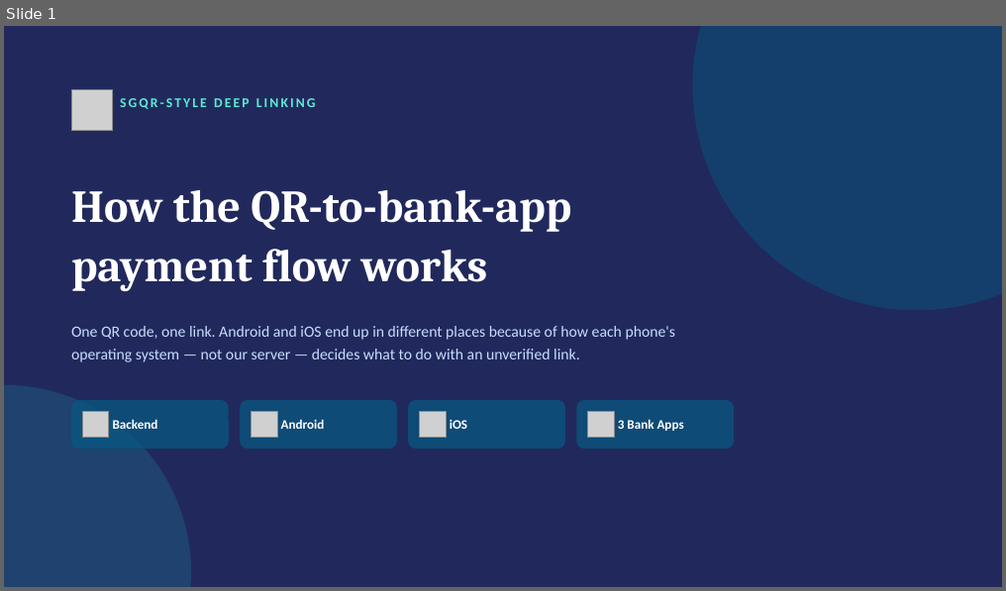
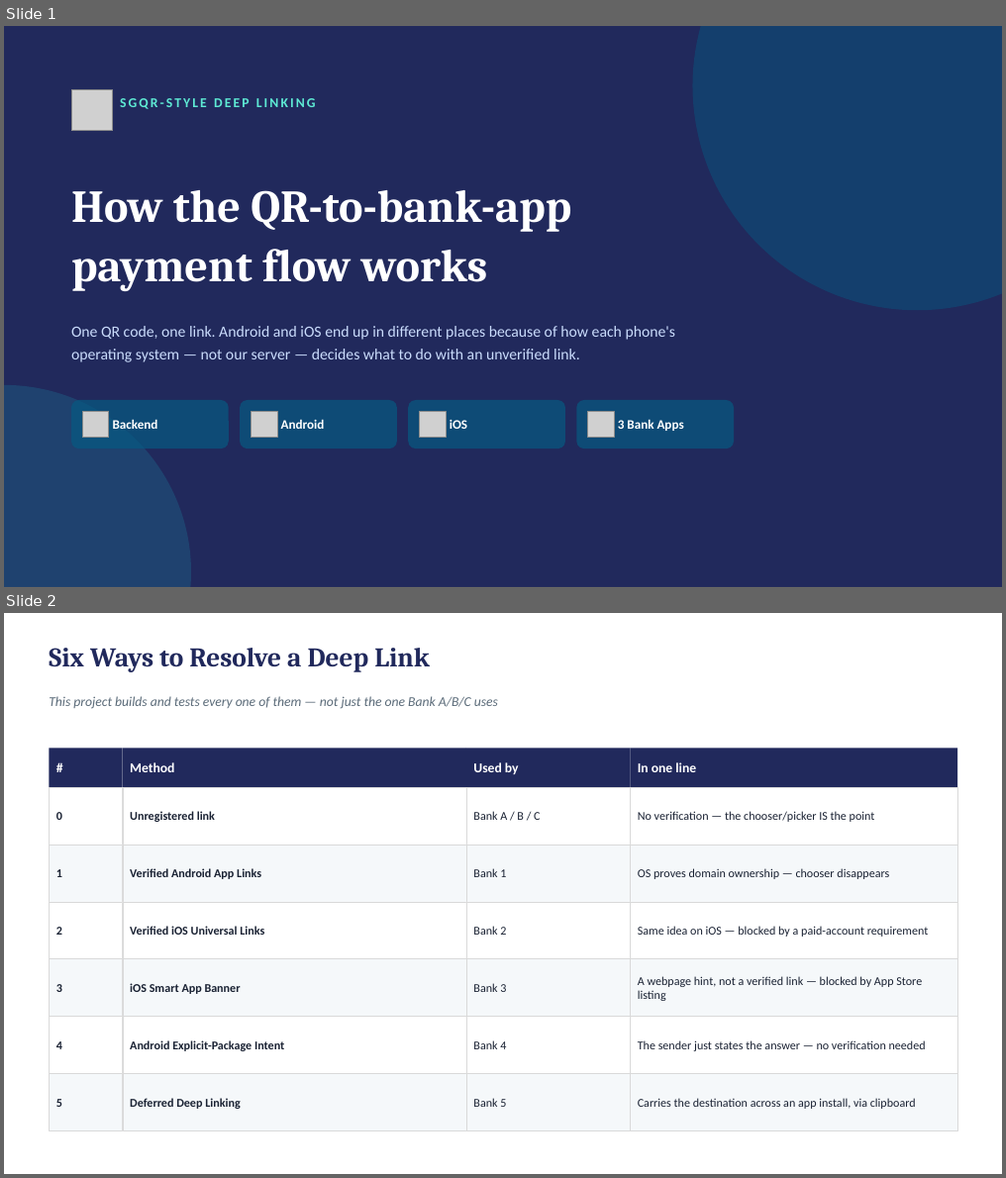
Before and after one commit to deandrehaijielim-commits/sgqr-deep-link-demo, a slide deck: SGQR_Deep_Linking_Simulation.pptx. Shown one above the other, each under a label of ours: slide 1 before the commit, slides 1 and 2 after it. The pictures are 1006x591 and 1006x1178 pixels, drawn with LibreOffice and Linux fonts; fonts in the diff are those of the drawing; grey boxes stand for pictures. Boxes give left, top, right and bottom in pixels: in the first picture for what was removed or moved away, otherwise in the second. Text is boxed around its words. In the diff, an @@ line names an element or a change of style, - is before the commit and + after.

```diff
--- a/SGQR_Deep_Linking_Simulation.pptx
+++ b/SGQR_Deep_Linking_Simulation.pptx
@@ slide 2 added at <box>4,613,1002,1174</box>, background #FFFFFF @@
@@ text added at <box>49,648,430,672</box>, 26 pt, text #21295C, bold @@
+Six Ways to Resolve a Deep Link
@@ text added at <box>49,696,498,709</box>, 13 pt, text #5B6B79, italic @@
+This project builds and tests every one of them — not just the one Bank A/B/C uses
@@ rectangle added at <box>49,748,122,786</box>, fill #21295C, 13 pt, text #FFFFFF, bold @@
+#
@@ rectangle added at <box>122,748,466,786</box>, fill #21295C, 13 pt, text #FFFFFF, bold @@
+Method
@@ rectangle added at <box>466,748,631,786</box>, fill #21295C, 13 pt, text #FFFFFF, bold @@
+Used by
@@ rectangle added at <box>630,748,957,786</box>, fill #21295C, 13 pt, text #FFFFFF, bold @@
+In one line
@@ rectangle added at <box>49,787,122,845</box>, fill #FFFFFF, outline #D9D9D9 0.5 pt, 11.5 pt, text #1A2233, bold @@
+0
@@ rectangle added at <box>122,787,466,845</box>, fill #FFFFFF, outline #D9D9D9 0.5 pt, 11.5 pt, text #1A2233, bold @@
+Unregistered link
@@ rectangle added at <box>466,787,631,845</box>, fill #FFFFFF, outline #D9D9D9 0.5 pt, 11.5 pt, text #1A2233 @@
+Bank A / B / C
@@ rectangle added at <box>630,787,957,845</box>, fill #FFFFFF, outline #D9D9D9 0.5 pt, 11.5 pt, text #1A2233 @@
+No verification — the chooser/picker IS the point
@@ rectangle added at <box>49,845,122,902</box>, fill #F5F8FA, outline #D9D9D9 0.5 pt, 11.5 pt, text #1A2233, bold @@
+1
@@ rectangle added at <box>122,845,466,902</box>, fill #F5F8FA, outline #D9D9D9 0.5 pt, 11.5 pt, text #1A2233, bold @@
+Verified Android App Links
@@ rectangle added at <box>466,845,631,902</box>, fill #F5F8FA, outline #D9D9D9 0.5 pt, 11.5 pt, text #1A2233 @@
+Bank 1
@@ rectangle added at <box>630,845,957,902</box>, fill #F5F8FA, outline #D9D9D9 0.5 pt, 11.5 pt, text #1A2233 @@
+OS proves domain ownership — chooser disappears
@@ rectangle added at <box>49,902,122,959</box>, fill #FFFFFF, outline #D9D9D9 0.5 pt, 11.5 pt, text #1A2233, bold @@
+2
@@ rectangle added at <box>122,902,466,959</box>, fill #FFFFFF, outline #D9D9D9 0.5 pt, 11.5 pt, text #1A2233, bold @@
+Verified iOS Universal Links
@@ rectangle added at <box>466,902,631,959</box>, fill #FFFFFF, outline #D9D9D9 0.5 pt, 11.5 pt, text #1A2233 @@
+Bank 2
@@ rectangle added at <box>630,902,957,959</box>, fill #FFFFFF, outline #D9D9D9 0.5 pt, 11.5 pt, text #1A2233 @@
+Same idea on iOS — blocked by a paid-account requirement
@@ rectangle added at <box>49,959,122,1017</box>, fill #F5F8FA, outline #D9D9D9 0.5 pt, 11.5 pt, text #1A2233, bold @@
+3
@@ rectangle added at <box>122,959,466,1017</box>, fill #F5F8FA, outline #D9D9D9 0.5 pt, 11.5 pt, text #1A2233, bold @@
+iOS Smart App Banner
@@ rectangle added at <box>466,959,631,1017</box>, fill #F5F8FA, outline #D9D9D9 0.5 pt, 11.5 pt, text #1A2233 @@
+Bank 3
@@ rectangle added at <box>630,959,957,1017</box>, fill #F5F8FA, outline #D9D9D9 0.5 pt, 11.5 pt, text #1A2233 @@
+A webpage hint, not a verified link — blocked by App Store listing
@@ rectangle added at <box>49,1017,122,1074</box>, fill #FFFFFF, outline #D9D9D9 0.5 pt, 11.5 pt, text #1A2233, bold @@
+4
@@ rectangle added at <box>122,1017,466,1074</box>, fill #FFFFFF, outline #D9D9D9 0.5 pt, 11.5 pt, text #1A2233, bold @@
+Android Explicit-Package Intent
@@ rectangle added at <box>466,1017,631,1074</box>, fill #FFFFFF, outline #D9D9D9 0.5 pt, 11.5 pt, text #1A2233 @@
+Bank 4
@@ rectangle added at <box>630,1017,957,1074</box>, fill #FFFFFF, outline #D9D9D9 0.5 pt, 11.5 pt, text #1A2233 @@
+The sender just states the answer — no verification needed
@@ rectangle added at <box>49,1074,122,1132</box>, fill #F5F8FA, outline #D9D9D9 0.5 pt, 11.5 pt, text #1A2233, bold @@
+5
@@ rectangle added at <box>122,1074,466,1132</box>, fill #F5F8FA, outline #D9D9D9 0.5 pt, 11.5 pt, text #1A2233, bold @@
+Deferred Deep Linking
@@ rectangle added at <box>466,1074,631,1132</box>, fill #F5F8FA, outline #D9D9D9 0.5 pt, 11.5 pt, text #1A2233 @@
+Bank 5
@@ rectangle added at <box>630,1074,957,1132</box>, fill #F5F8FA, outline #D9D9D9 0.5 pt, 11.5 pt, text #1A2233 @@
+Carries the destination across an app install, via clipboard
```
Also in this commit, not shown: 1 slide changed, 6 other slides added, 1 slide removed, 1 other file.
